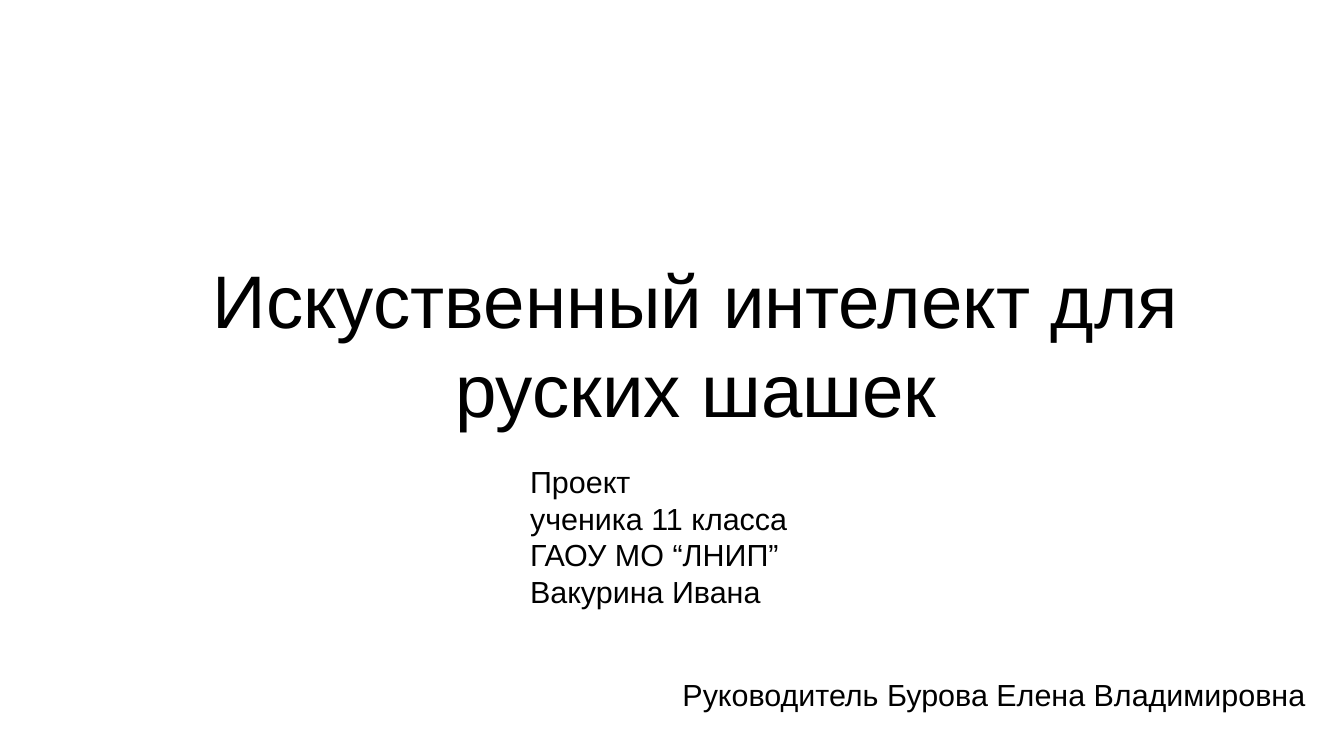
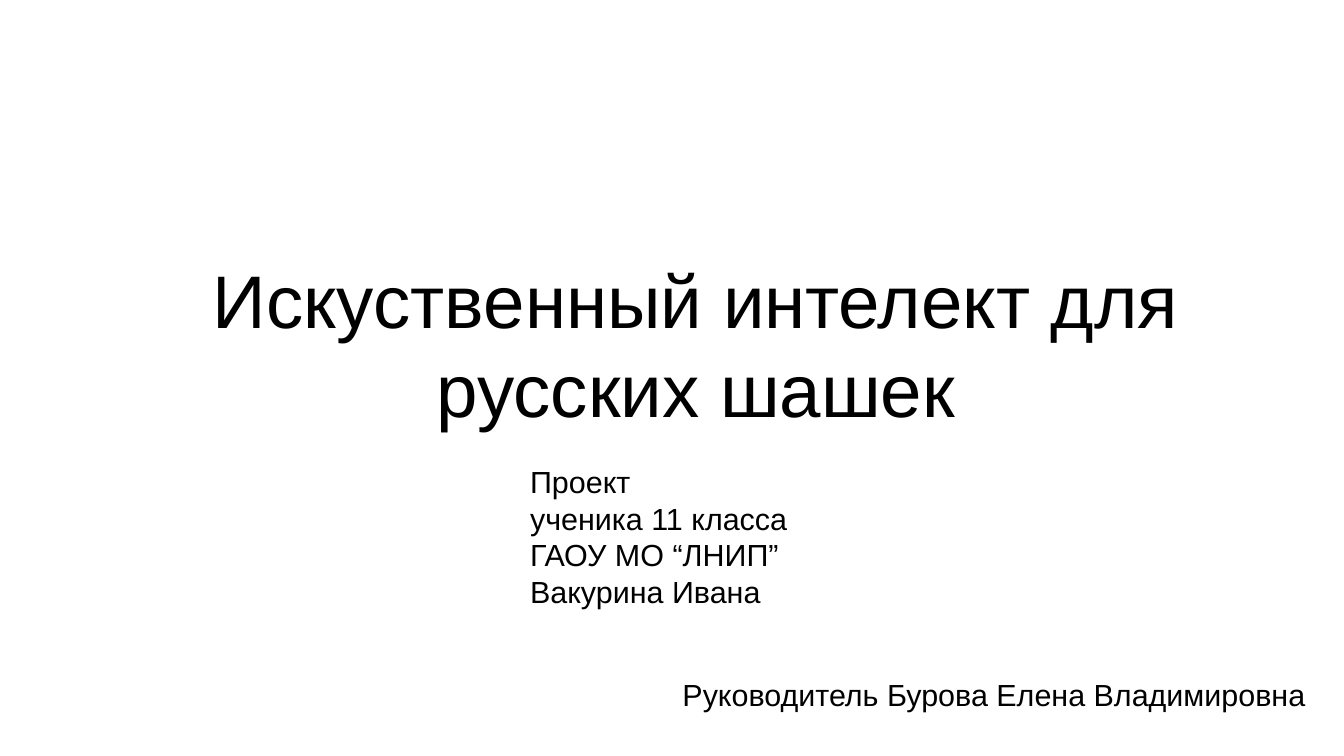
Before and after one commit to iv4n-t3a/checkers-engine, a slide deck: slide 1 of doc/presentation.odp. Drawn at 1344x756 pixels with LibreOffice and Linux fonts; fonts in the diff are those of the drawing. Boxes give left, top, right and bottom in pixels: in the first picture for what was removed or moved away, otherwise in the second. Text is boxed around its words. In the diff, an @@ line names an element or a change of style, - is before the commit and + after.

```diff
--- a/doc/presentation.odp
+++ b/doc/presentation.odp
@@ title at (213, 272, 1178, 431): text changed @@
-Искуственный интелект для руских шашек
+Искуственный интелект для русcких шашек
```
Also in this commit, not shown: 6 other slides changed, 3 slides added, 1 slide removed, 7 other files.
